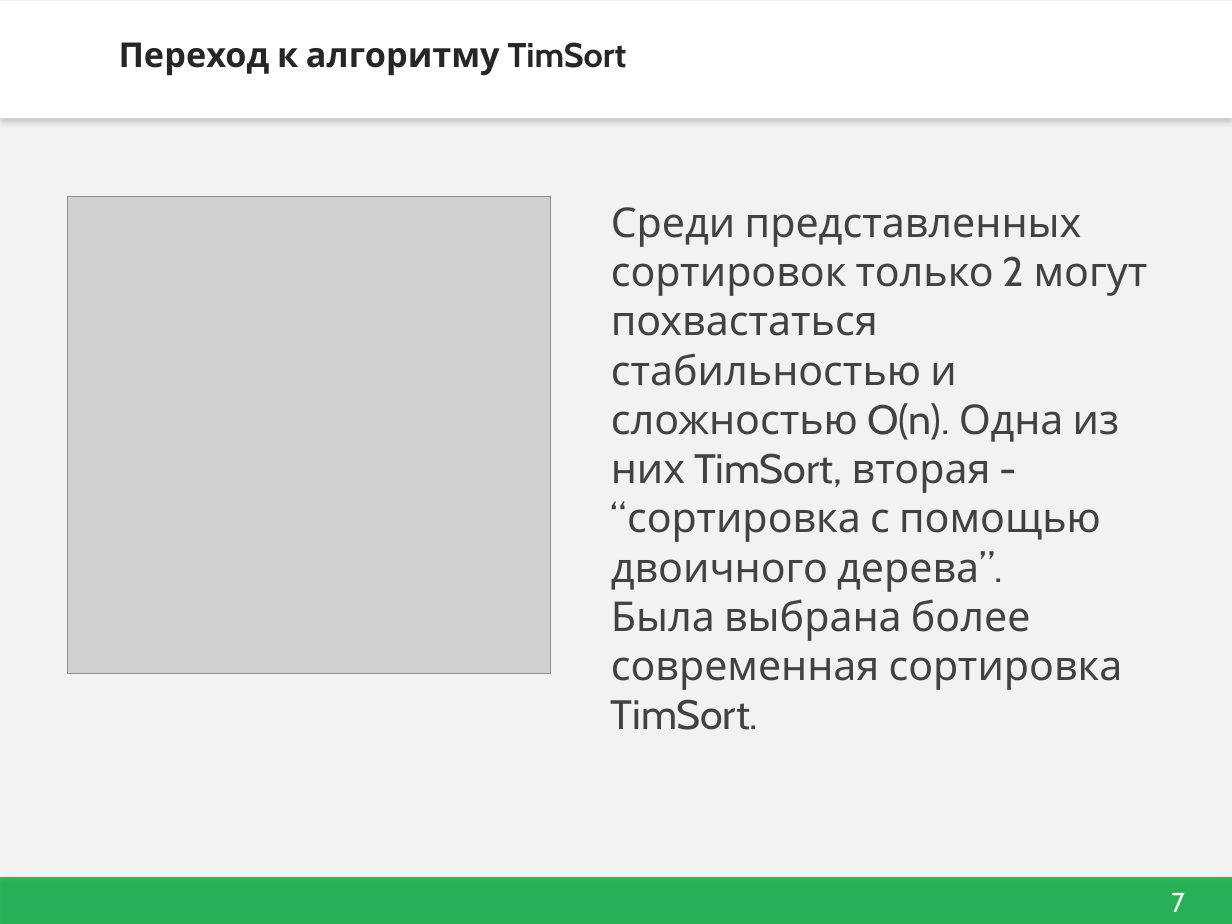
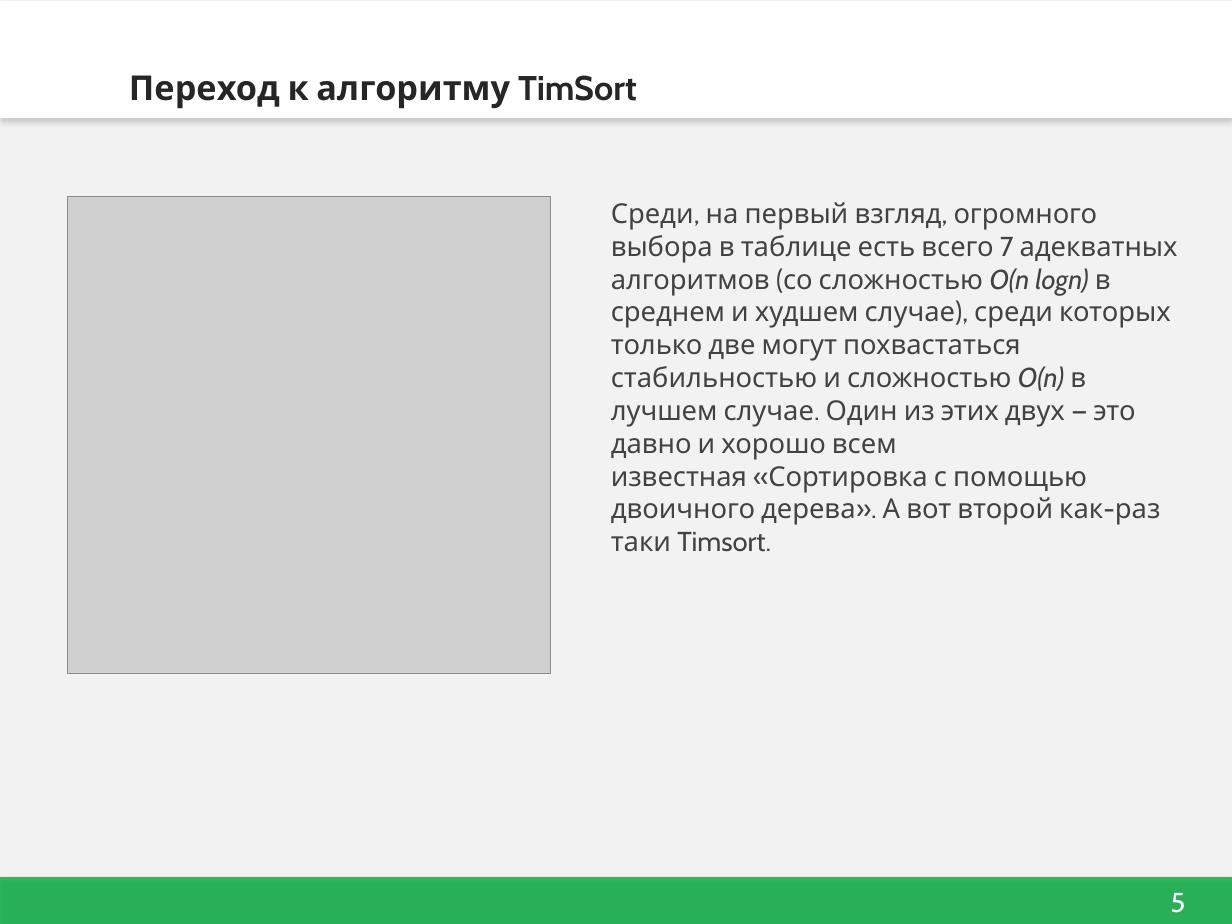
Before and after one commit to dmitriy-0297/Sort, a slide deck: slide 5 of Sorting.pptx (slide 7 before the commit). Drawn at 1232x924 pixels with LibreOffice and Linux fonts; fonts in the diff are those of the drawing; grey boxes stand for pictures; background and template pictures are left out. Boxes give left, top, right and bottom in pixels: in the first picture for what was removed or moved away, otherwise in the second. Text is boxed around its words. In the diff, an @@ line names an element or a change of style, - is before the commit and + after.

```diff
--- a/Sorting.pptx
+++ b/Sorting.pptx
@@ title "Переход к алгоритму TimSort": place and size @@
-title "Переход к алгоритму TimSort" at bbox=[119, 42, 627, 76]
+title "Переход к алгоритму TimSort" at bbox=[129, 75, 637, 109]
@@ text at bbox=[611, 202, 1178, 525]: text changed; size 24 to 16 pt @@
-Среди представленных сортировок только 2 могут похвастаться стабильностью и сложностью O(n). Одна из них TimSort, вторая - “сортировка с помощью двоичного дерева”.
-Была выбрана более современная сортировка
-TimSort.
+Среди, на первый взгляд, огромного выбора в таблице есть всего 7 адекватных алгоритмов (со сложностью O(n logn) в среднем и худшем случае), среди которых только две могут похвастаться стабильностью и сложностью O(n) в лучшем случае. Один из этих двух — это давно и хорошо всем известная «Сортировка с помощью двоичного дерева». А вот второй как-раз таки Timsort.
@@ page number at bbox=[1171, 893, 1186, 913]: text changed @@
-7
+5
```
Also in this commit, not shown: 6 other slides changed, 2 slides added, 2 slides removed, 2 other files.
